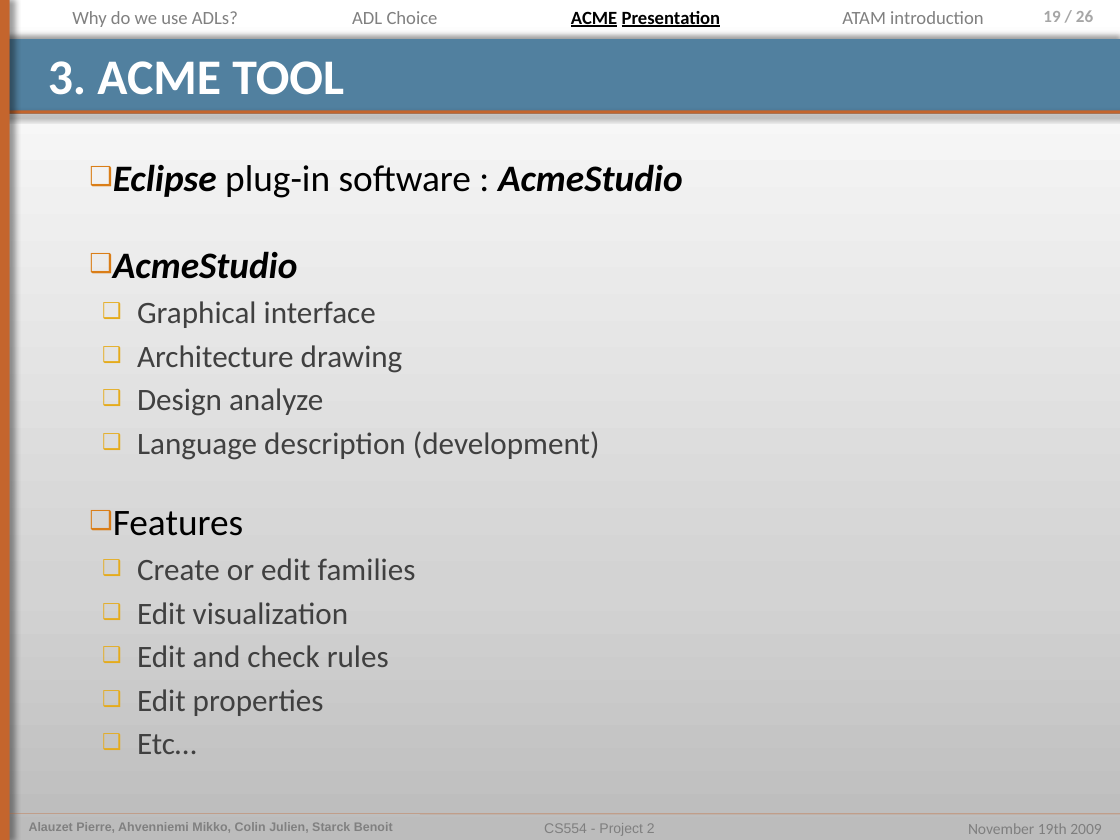
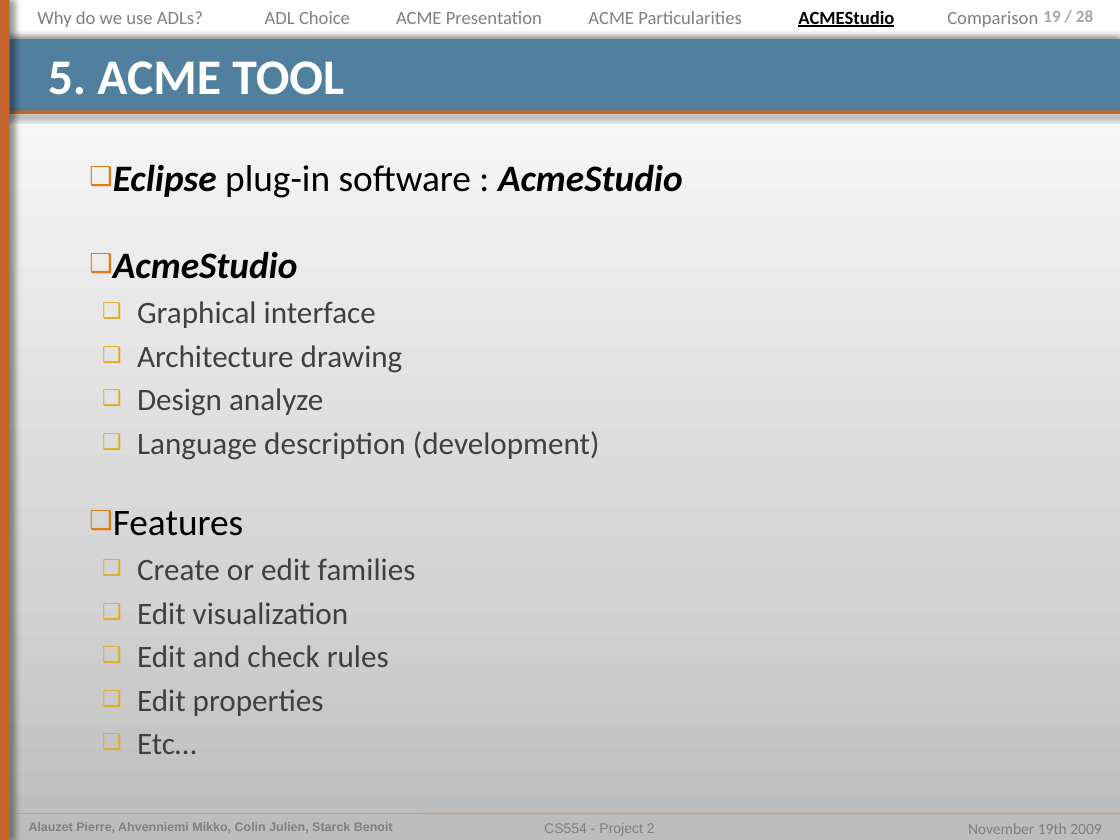
Before and after one commit to pierrealauzet/euroteam, a slide deck: slide 19 of Project 2/Part2/CS554_EuroTeam_Project2_OP5_jul.pptx. Drawn at 1120x840 pixels with LibreOffice and Linux fonts; fonts in the diff are those of the drawing. Boxes give left, top, right and bottom in pixels: in the first picture for what was removed or moved away, otherwise in the second. Text is boxed around its words. In the diff, an @@ line names an element or a change of style, - is before the commit and + after.

```diff
--- a/Project 2/Part2/CS554_EuroTeam_Project2_OP5_jul.pptx
+++ b/Project 2/Part2/CS554_EuroTeam_Project2_OP5_jul.pptx
@@ text "Why do we use ADLs?": place and size @@
-text "Why do we use ADLs?" at <box>72,11,238,27</box>
+text "Why do we use ADLs?" at <box>37,11,203,27</box>
@@ text "ADL Choice": place and size @@
-text "ADL Choice" at <box>352,11,438,24</box>
+text "ADL Choice" at <box>265,11,350,24</box>
@@ text "ACME Presentation": place and size @@
-text "ACME Presentation" at <box>571,11,721,27</box>
+text "ACME Presentation" at <box>396,11,542,24</box>
@@ text "ACME Presentation" at <box>396,11,542,24</box>: text colour #000000 to #808080, bold off, underline off @@
@@ text added at <box>588,11,742,24</box>, 12 pt, text #808080 @@
+ACME Particularities
@@ text added at <box>798,11,894,27</box>, 12 pt, text #000000, bold, underline @@
+ACMEStudio
@@ text removed at <box>842,11,984,24</box> @@
-ATAM introduction
@@ text added at <box>947,11,1038,27</box>, 12 pt, text #808080 @@
+Comparison
@@ page number at <box>1043,10,1093,22</box>: text changed @@
-19 / 26
+19 / 28
@@ title at <box>48,61,344,95</box>: text changed @@
-3. ACME TOOL
+5. ACME TOOL
```
Also in this commit, not shown: 20 other slides changed, 4 slides added, 1 slide removed, 2 other files.
